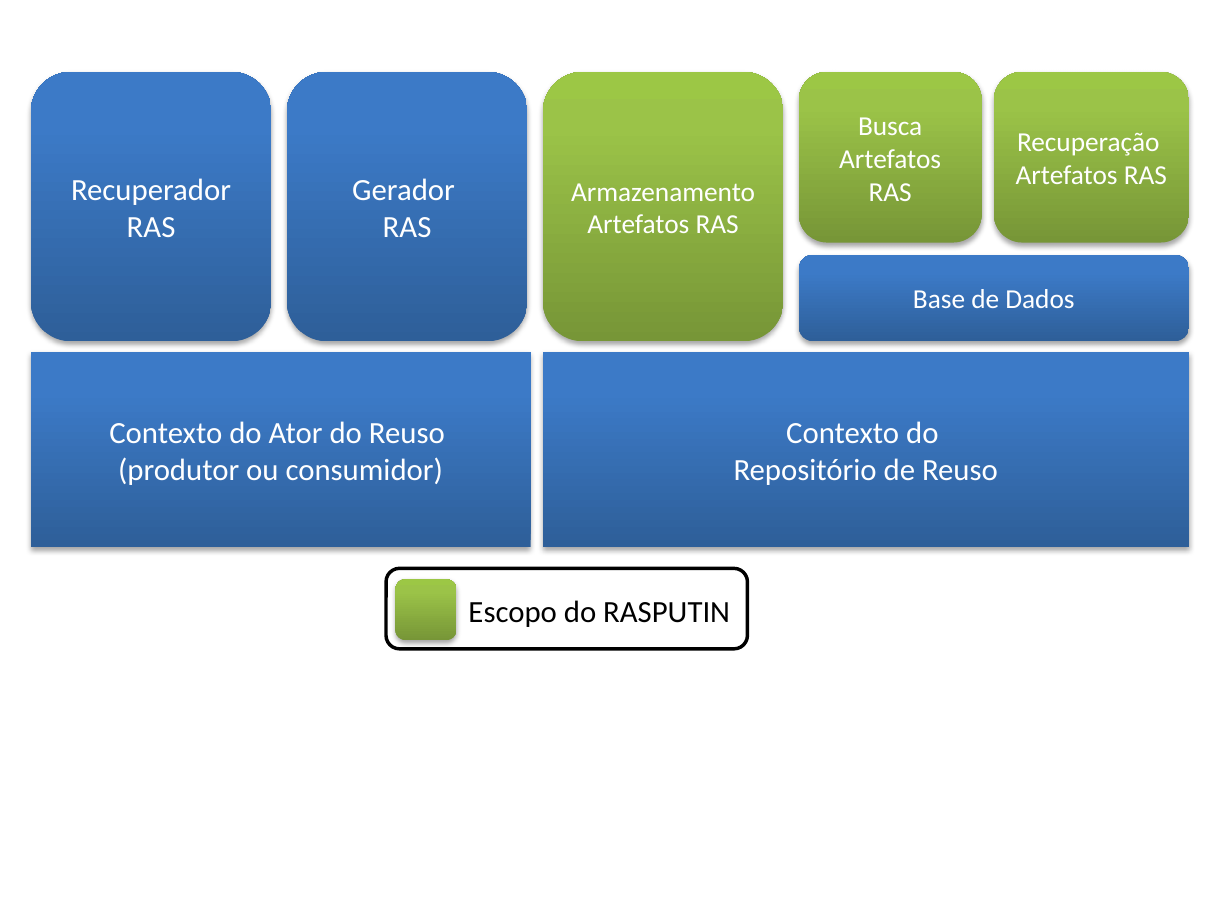
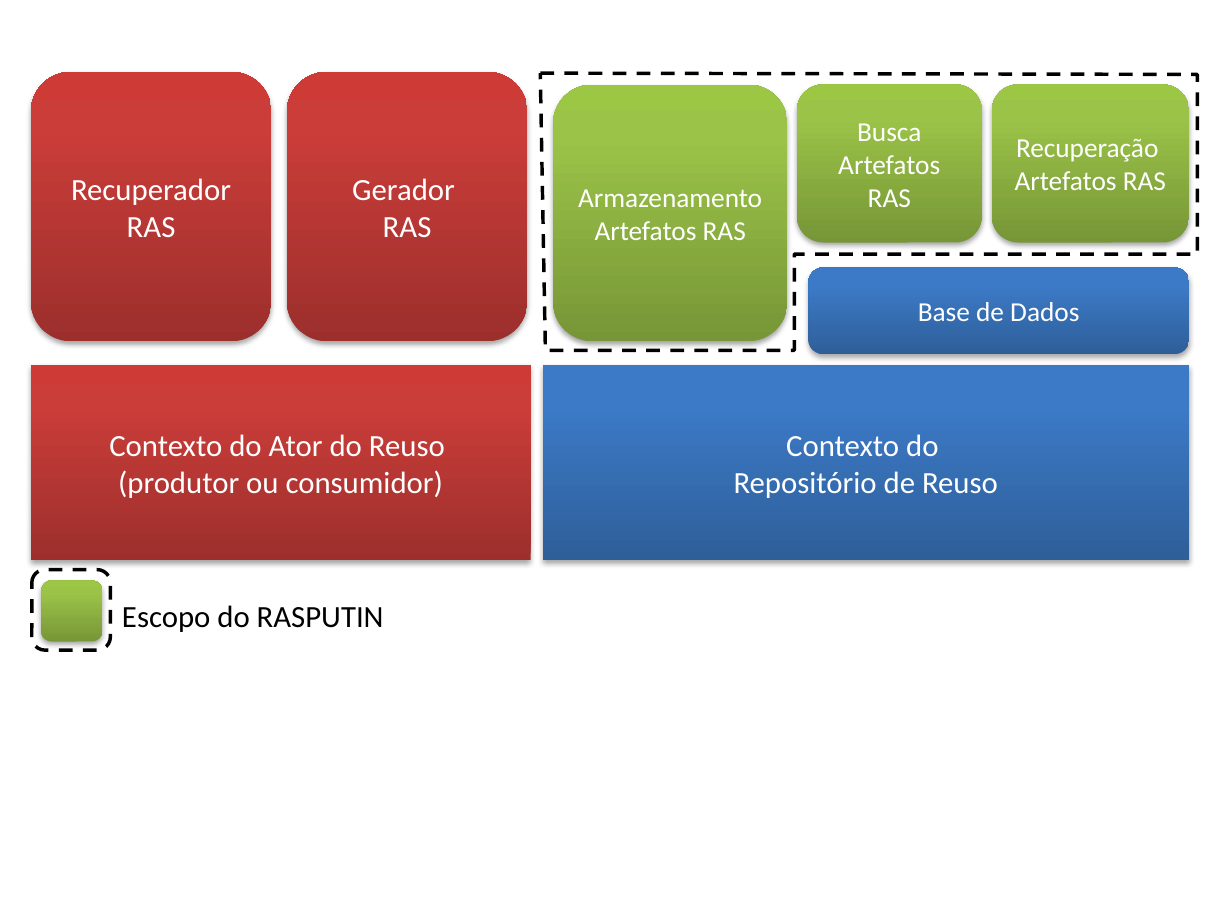
Before and after one commit to jmftrindade/ras4maven, a slide deck: slide 3 of PromotingSoftwareReuseWithRAS/Desenhos.pptx. Drawn at 1232x924 pixels with LibreOffice and Linux fonts; fonts in the diff are those of the drawing. Boxes give left, top, right and bottom in pixels: in the first picture for what was removed or moved away, otherwise in the second. Text is boxed around its words. In the diff, an @@ line names an element or a change of style, - is before the commit and + after.

Commit message:
RASPUTIN FINAL

```diff
--- a/PromotingSoftwareReuseWithRAS/Desenhos.pptx
+++ b/PromotingSoftwareReuseWithRAS/Desenhos.pptx
@@ freeform shape added at <box>541,73,1198,350</box>, outline #000000 2 pt dashed @@
@@ rounded rectangle "Armazenamento Artefatos RAS": place and size @@
-rounded rectangle "Armazenamento Artefatos RAS" at <box>543,71,784,341</box>
+rounded rectangle "Armazenamento Artefatos RAS" at <box>553,85,787,341</box>
@@ rounded rectangle "Busca Artefatos RAS": place and size @@
-rounded rectangle "Busca Artefatos RAS" at <box>798,71,981,243</box>
+rounded rectangle "Busca Artefatos RAS" at <box>797,85,982,243</box>
@@ rounded rectangle "Recuperação": place and size @@
-rounded rectangle "Recuperação" at <box>994,71,1189,243</box>
+rounded rectangle "Recuperação" at <box>992,85,1189,243</box>
@@ rounded rectangle "Base de Dados": place and size @@
-rounded rectangle "Base de Dados" at <box>798,255,1189,341</box>
+rounded rectangle "Base de Dados" at <box>808,267,1189,354</box>
@@ fill gradient #2F5F99 to #3D7CC7 to #3A7CCB to gradient #9C2F2D to #CB3E3A to #CE3B37 in 3 elements at <box>31,71,271,341</box>, <box>287,71,527,341</box>, <box>31,365,531,559</box> @@
@@ rectangle "Contexto do Ator do Reuso ...": place and size @@
-rectangle "Contexto do Ator do Reuso ..." at <box>31,352,531,547</box>
+rectangle "Contexto do Ator do Reuso ..." at <box>31,365,531,559</box>
@@ rectangle "Contexto do Repositório de Reuso": place and size @@
-rectangle "Contexto do Repositório de Reuso" at <box>543,352,1189,547</box>
+rectangle "Contexto do Repositório de Reuso" at <box>543,365,1189,559</box>
@@ rounded rectangle: place and size @@
-rounded rectangle at <box>386,568,747,648</box>
+rounded rectangle at <box>32,569,111,649</box>
@@ rounded rectangle at <box>32,569,111,649</box>: outline #000000 2 pt to #000000 2 pt dashed @@
@@ rounded rectangle: place and size @@
-rounded rectangle at <box>395,579,456,639</box>
+rounded rectangle at <box>41,580,101,641</box>
@@ text "Escopo do RASPUTIN": place and size @@
-text "Escopo do RASPUTIN" at <box>468,600,730,627</box>
+text "Escopo do RASPUTIN" at <box>122,605,384,632</box>
```
Also in this commit, not shown: 1 other slide changed, 1 other file.
